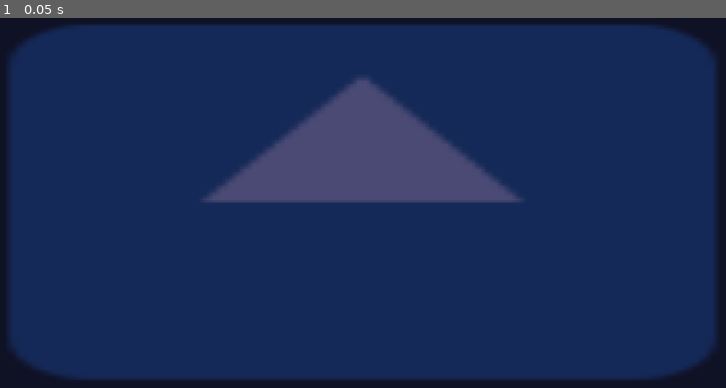
Above: before the commit, frame 1.
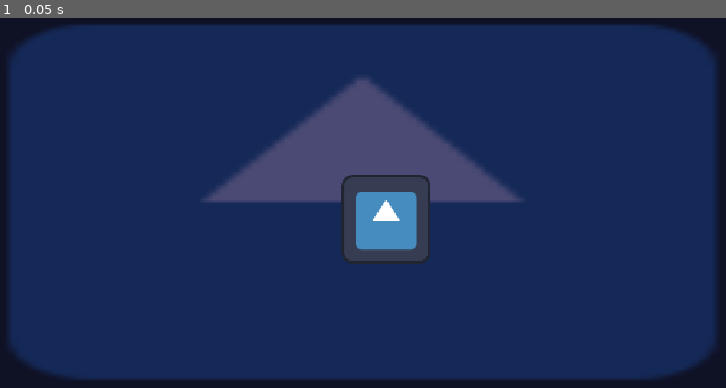
Above: after the commit, the same moment.

Repository: forklovee/SteelworksGameJam5
Game: Godot game, scene res://main.tscn
The game is run twice, just before and just after one commit, with the same random seed, the same clock (stepped at 60 frames per second) and the same inputs. The engine's default icon, where the game draws it, is replaced by a stand-in: a white triangle on a blue panel in a dark square.
Inputs:
- Up to frame 1 (0.05 s): no input

The runs differ from the first frame. In frame 1, 2.9% of the frame differs, in the area x 46-60%, y 42-67%.

Commit message:
Interaction System

Diff:
--- /dev/null
+++ b/Objects/gameobject.gd
@@ -0,0 +1,21 @@
+class_name GameObject extends Area2D
+
+@onready var rest_global_position := global_position
+
+func _ready() -> void:
+	set_process(false)
+	mouse_entered.connect(Game._on_gameobject_hovered.bind(self))
+	mouse_exited.connect(Game._on_gameobject_unhovered.bind(self))
+
+func reset_position():
+	global_position = rest_global_position
+
+func _on_object_clicked():
+	print(self, " clicked!")
+
+func _on_object_started_holding():
+	print(self, " started hold!")
+
+func _on_object_ended_holding():
+	print(self, " ended hold!")
+	reset_position()
--- a/Player/camera.gd
+++ b/Player/camera.gd
@@ -1,25 +1,57 @@
 class_name Player extends Camera2D
+
+const COOLDOWN_HOLD_TIME_MSEC := 75.0
 
 signal scroll_requested(direction: Vector2)
 
-const SCROLL_MARGIN_PX := 100
+@export var scrolling_margin := 50
 
-@export var center_point: Marker2D
 @export var position_limits: Rect2i = Rect2i()
 
 var target_position: Vector2
 
+var is_mouse_pressed: bool
+var last_pressed_msec: float
+var hovered_object: GameObject
+var held_object: GameObject
+
+func _ready() -> void:
+	Game.player = self
+
+func _input(_event: InputEvent) -> void:
+	if Input.is_action_just_pressed("LeftMouseButton"):
+		is_mouse_pressed = true
+		last_pressed_msec = Time.get_ticks_msec()
+	elif Input.is_action_just_released("LeftMouseButton"):
+		is_mouse_pressed = false
+		var mouse_pressed_time_elapsed := Time.get_ticks_msec() - last_pressed_msec
+		if is_instance_valid(hovered_object) and mouse_pressed_time_elapsed < COOLDOWN_HOLD_TIME_MSEC:
+			hovered_object._on_object_clicked()
+		if is_instance_valid(held_object):
+			held_object._on_object_ended_holding()
+		held_object = null
+
 func _process(delta: float) -> void:
-	var mouse_position := get_viewport().get_mouse_position()
+	var viewport_mouse_position := get_viewport().get_mouse_position()
 	var viewport_size := get_viewport_rect().size
 
-	if mouse_position.x < SCROLL_MARGIN_PX:
+	# Item holding
+	if !held_object and is_instance_valid(hovered_object) and is_mouse_pressed:
+		var mouse_pressed_time_elapsed := Time.get_ticks_msec() - last_pressed_msec
+		if mouse_pressed_time_elapsed > COOLDOWN_HOLD_TIME_MSEC:
+			held_object = hovered_object
+			held_object._on_object_started_holding()
+	if is_instance_valid(held_object):
+		held_object.global_position = get_local_mouse_position()
+
+	# Screen scrolling
+	if viewport_mouse_position.x < scrolling_margin:
 		move_view(Vector2.LEFT)
-	elif mouse_position.x > viewport_size.x - SCROLL_MARGIN_PX:
+	elif viewport_mouse_position.x > viewport_size.x - scrolling_margin:
 		move_view(Vector2.RIGHT)
-	if mouse_position.y < SCROLL_MARGIN_PX:
+	if viewport_mouse_position.y < scrolling_margin:
 		move_view(Vector2.UP)
-	elif mouse_position.y > viewport_size.y - SCROLL_MARGIN_PX:
+	elif viewport_mouse_position.y > viewport_size.y - scrolling_margin:
 		move_view(Vector2.DOWN)
 
 	offset = offset.lerp(target_position, delta * 10.0)
@@ -27,3 +59,7 @@
 func move_view(direction: Vector2, force: float = 10.0):
 	target_position = (target_position + (direction * force)).clamp(position_limits.position, position_limits.size)
 	scroll_requested.emit(direction)
+
+func set_hovered_object(new_hovered_object: GameObject):
+	hovered_object = new_hovered_object
+	print("Hovered: ", hovered_object)
--- /dev/null
+++ b/Singletons/Game.gd
@@ -0,0 +1,16 @@
+extends Node
+
+var player: Player
+var level #TODO
+
+func _on_gameobject_hovered(gameobject: GameObject):
+	if !is_instance_valid(player):
+		printerr("Player not set! Can't change hovered object!")
+		return
+	player.set_hovered_object(gameobject)
+
+func _on_gameobject_unhovered(_gameobject: GameObject):
+	if !is_instance_valid(player):
+		printerr("Player not set! Can't change hovered object!")
+		return
+	player.set_hovered_object(null)
--- a/main.tscn
+++ b/main.tscn
@@ -2,20 +2,19 @@
 
 [ext_resource type="Script" uid="uid://b1lcv3q0m44es" path="res://Player/camera.gd" id="1_0xm2m"]
 [ext_resource type="Texture2D" uid="uid://7bm83ywhglhl" path="res://icon.svg" id="1_ig7tw"]
+[ext_resource type="Script" uid="uid://dqc8s6gnne47t" path="res://Objects/gameobject.gd" id="3_h2yge"]
+
+[sub_resource type="RectangleShape2D" id="RectangleShape2D_b6lhr"]
+size = Vector2(125, 125)
 
 [node name="Main" type="Node" unique_id=1996573084]
 
 [node name="UI" type="CanvasLayer" parent="." unique_id=2066863623]
 
-[node name="CenterPoint" type="Marker2D" parent="." unique_id=1987314234]
-position = Vector2(576, 324)
-metadata/_edit_lock_ = true
-
-[node name="Camera2D" type="Camera2D" parent="." unique_id=23174848 node_paths=PackedStringArray("center_point")]
+[node name="Camera2D" type="Camera2D" parent="." unique_id=23174848]
 anchor_mode = 0
 position_smoothing_enabled = true
 script = ExtResource("1_0xm2m")
-center_point = NodePath("../CenterPoint")
 position_limits = Rect2i(-1000, 0, 1000, 0)
 
 [node name="SceneRoot" type="Node2D" parent="." unique_id=1418304631]
@@ -28,3 +27,13 @@
 position = Vector2(-34, -37)
 scale = Vector2(11.578125, 6.078125)
 texture = ExtResource("1_ig7tw")
+
+[node name="Object" type="Area2D" parent="SceneRoot/Level" unique_id=168752524]
+monitoring = false
+script = ExtResource("3_h2yge")
+
+[node name="Sprite2D" type="Sprite2D" parent="SceneRoot/Level/Object" unique_id=288813659]
+texture = ExtResource("1_ig7tw")
+
+[node name="CollisionShape2D" type="CollisionShape2D" parent="SceneRoot/Level/Object" unique_id=149514347]
+shape = SubResource("RectangleShape2D_b6lhr")
--- a/project.godot
+++ b/project.godot
@@ -15,10 +15,22 @@
 config/features=PackedStringArray("4.7", "GL Compatibility")
 config/icon="res://icon.svg"
 
+[autoload]
+
+Game="*uid://dsw8eyggrpdln"
+
 [display]
 
 window/stretch/mode="canvas_items"
 window/stretch/aspect="expand"
+
+[input]
+
+LeftMouseButton={
+"deadzone": 0.2,
+"events": [Object(InputEventMouseButton,"resource_local_to_scene":false,"resource_name":"","device":-1,"window_id":0,"alt_pressed":false,"shift_pressed":false,"ctrl_pressed":false,"meta_pressed":false,"button_mask":0,"position":Vector2(0, 0),"global_position":Vector2(0, 0),"factor":1.0,"button_index":1,"canceled":false,"pressed":false,"double_click":false,"script":null)
+]
+}
 
 [physics]
 
Not shown, added: Objects/gameobject.gd.uid
Not shown, added: Singletons/Game.gd.uid
